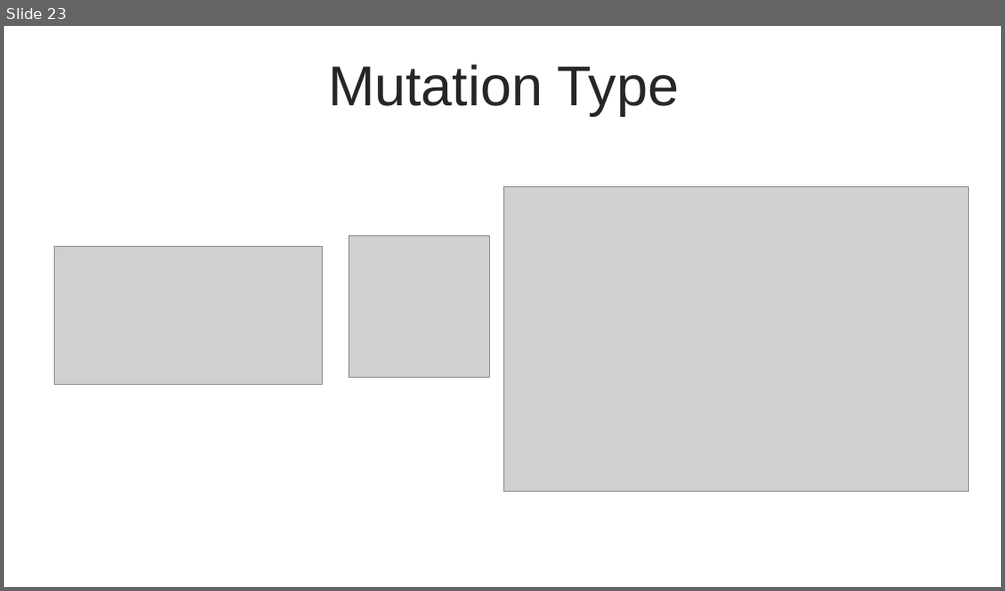
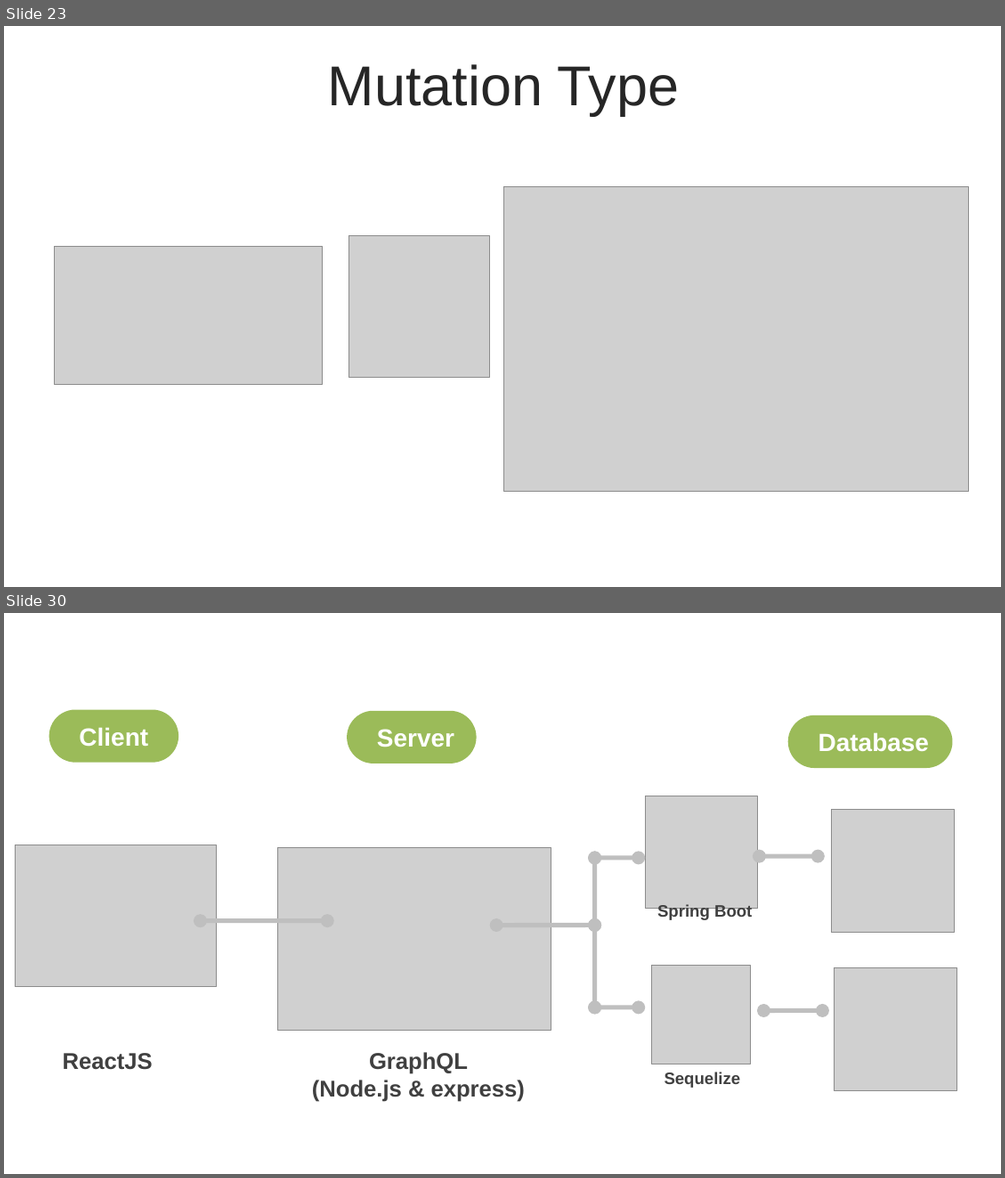
Before and after one commit to thanhlongvl/sportdemo, a slide deck: thuyettrinhgfinal_1.pptx. Shown one above the other, each under a label of ours: slide 23 before the commit, slides 23 and 30 after it; the slides between them are not shown. The pictures are 1005x591 and 1005x1178 pixels, drawn with LibreOffice and Linux fonts; fonts in the diff are those of the drawing; grey boxes stand for pictures. Boxes give left, top, right and bottom in pixels: in the first picture for what was removed or moved away, otherwise in the second. Text is boxed around its words. In the diff, an @@ line names an element or a change of style, - is before the commit and + after.

```diff
--- a/thuyettrinhgfinal_1.pptx
+++ b/thuyettrinhgfinal_1.pptx
@@ slide 30 added at box(4, 613, 1001, 1174), background #FFFFFF @@
@@ rounded rectangle added at box(48, 709, 178, 762), fill #9BBB59, 24 pt, text #FFFFFF, bold @@
+Client
@@ rounded rectangle added at box(348, 711, 477, 763), fill #9BBB59, 24 pt, text #FFFFFF, bold @@
+Server
@@ rounded rectangle added at box(788, 715, 953, 768), fill #9BBB59, 24 pt, text #FFFFFF, bold @@
+Database
@@ picture added at box(646, 796, 758, 908) @@
@@ picture added at box(831, 810, 954, 933) @@
@@ picture added at box(16, 844, 217, 987) @@
@@ picture added at box(278, 848, 550, 1030) @@
@@ double arrow added from (595, 925) to (595, 858), #BFBFBF 4.31 pt @@
@@ double arrow added from (639, 858) to (595, 858), #BFBFBF 4.31 pt @@
@@ double arrow added from (818, 856) to (760, 856), #BFBFBF 4.31 pt @@
@@ text added at box(657, 904, 752, 921), 16 pt, text #404040, bold @@
+Spring Boot
@@ double arrow added from (327, 920) to (200, 920), #BFBFBF 4.31 pt @@
@@ double arrow added from (595, 925) to (497, 925), #BFBFBF 4.31 pt @@
@@ double arrow added from (595, 925) to (595, 1007), #BFBFBF 4.31 pt @@
@@ picture added at box(652, 965, 751, 1064) @@
@@ picture added at box(834, 967, 956, 1090) @@
@@ double arrow added from (639, 1007) to (595, 1007), #BFBFBF 4.31 pt @@
@@ double arrow added from (823, 1010) to (764, 1010), #BFBFBF 4.31 pt @@
@@ text added at box(63, 1053, 153, 1070), 22 pt, text #404040, bold @@
+ReactJS
@@ text added at box(312, 1052, 525, 1102), 22 pt, text #404040, bold @@
+GraphQL
+(Node.js & express)
@@ text added at box(664, 1071, 741, 1087), 16 pt, text #404040, bold @@
+Sequelize
```
Also in this commit, not shown: 25 slides changed.
